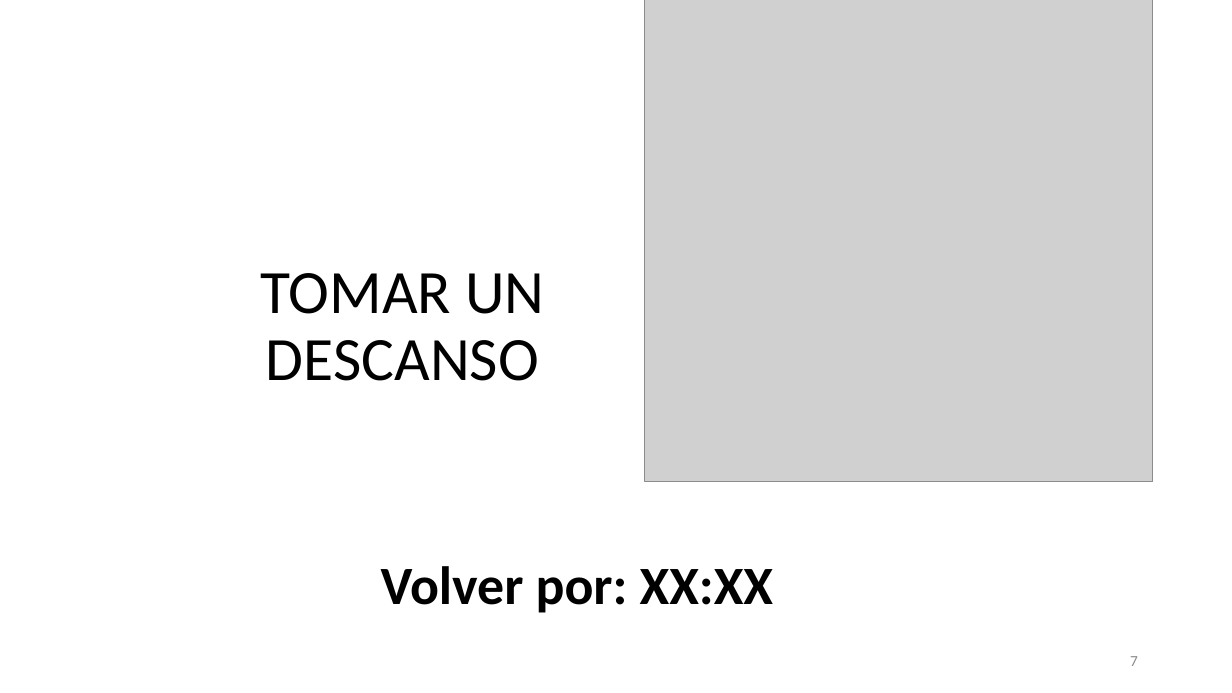
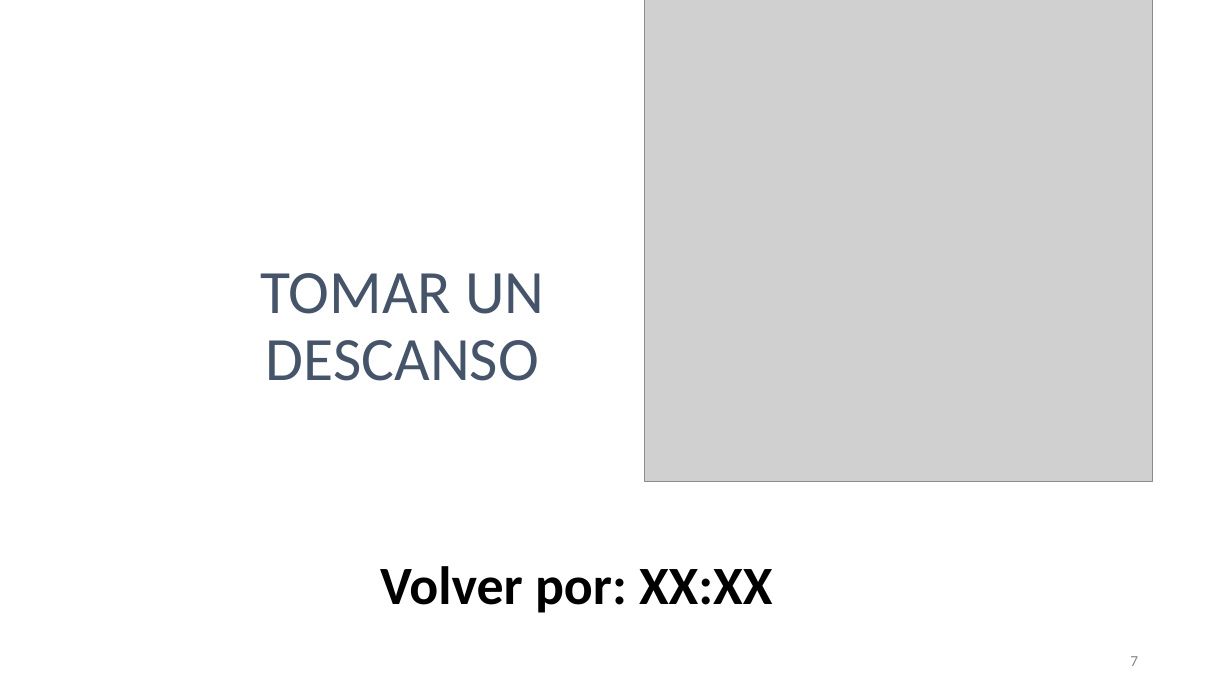
Before and after one commit to irregularchat/template-instructional-design, a slide deck: slide 7 of Development-Training_Name/4-Implement/Lesson_Plans-POI_NAME/Lesson_Plan01-NAME/Audio_Visual-Template/Lesson_Slide-LESSON_NAME.odp. Drawn at 1232x693 pixels with LibreOffice and Linux fonts; fonts in the diff are those of the drawing; grey boxes stand for pictures. Boxes give left, top, right and bottom in pixels: in the first picture for what was removed or moved away, otherwise in the second. Text is boxed around its words. In the diff, an @@ line names an element or a change of style, - is before the commit and + after.

```diff
--- a/Development-Training_Name/4-Implement/Lesson_Plans-POI_NAME/Lesson_Plan01-NAME/Audio_Visual-Template/Lesson_Slide-LESSON_NAME.odp
+++ b/Development-Training_Name/4-Implement/Lesson_Plans-POI_NAME/Lesson_Plan01-NAME/Audio_Visual-Template/Lesson_Slide-LESSON_NAME.odp
@@ title "TOMAR UN DESCANSO" at (260, 273, 544, 381): text colour #000000 to #44546A @@
```
Also in this commit, not shown: 5 other slides changed, 2 other files.
